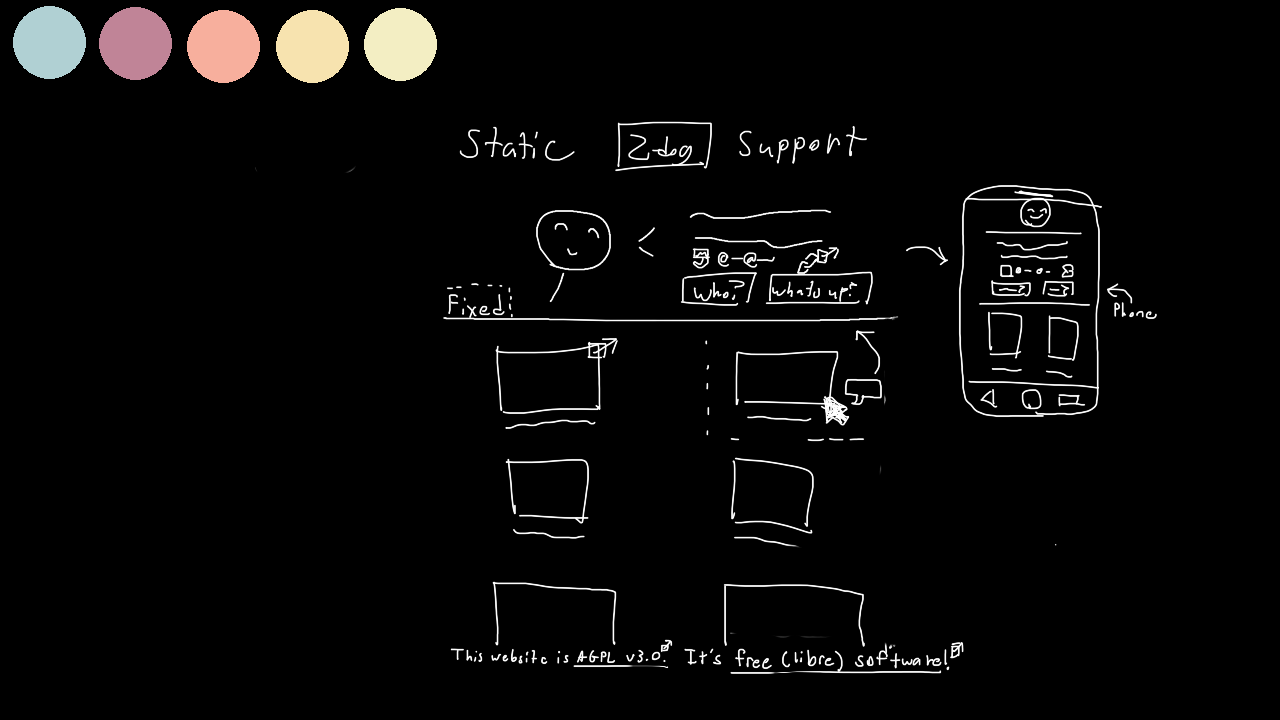
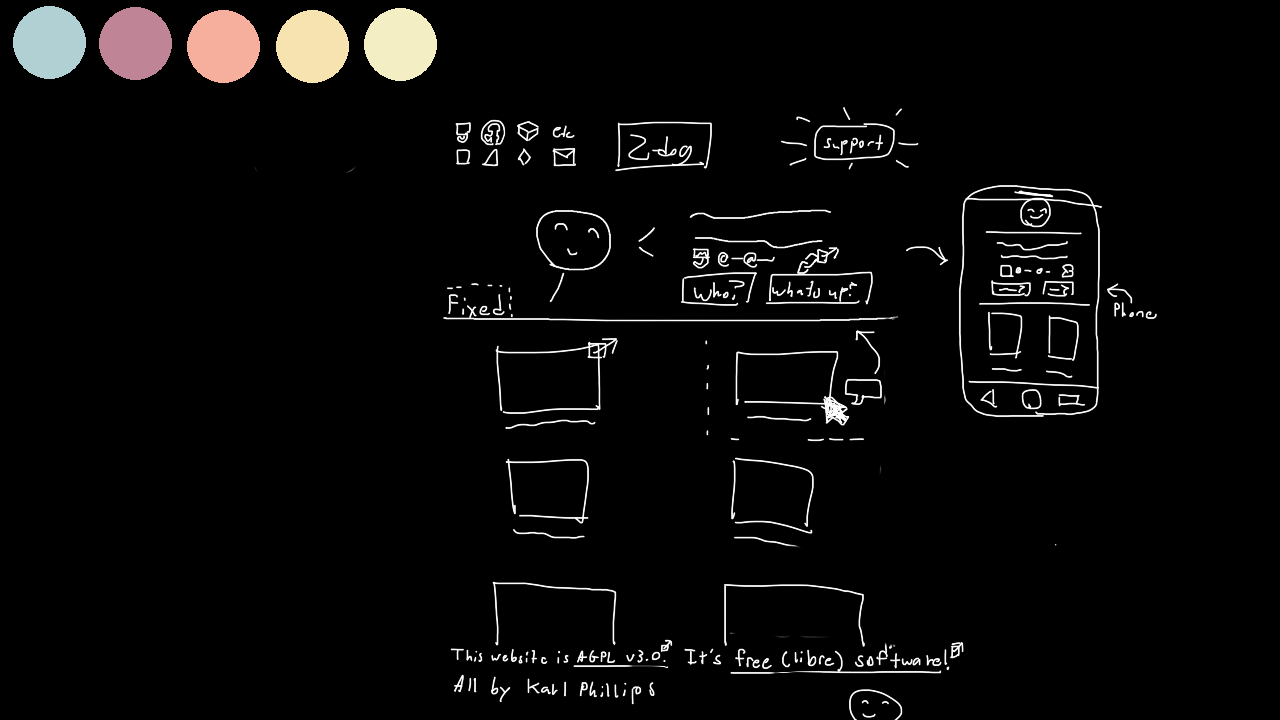
Layer changes from the first 1280x720 image to the second:
painted on "Layer 8" over 453, 106, 919, 720
painted on "night" over 453, 106, 919, 720
painted on "Background" over 453, 106, 919, 720
